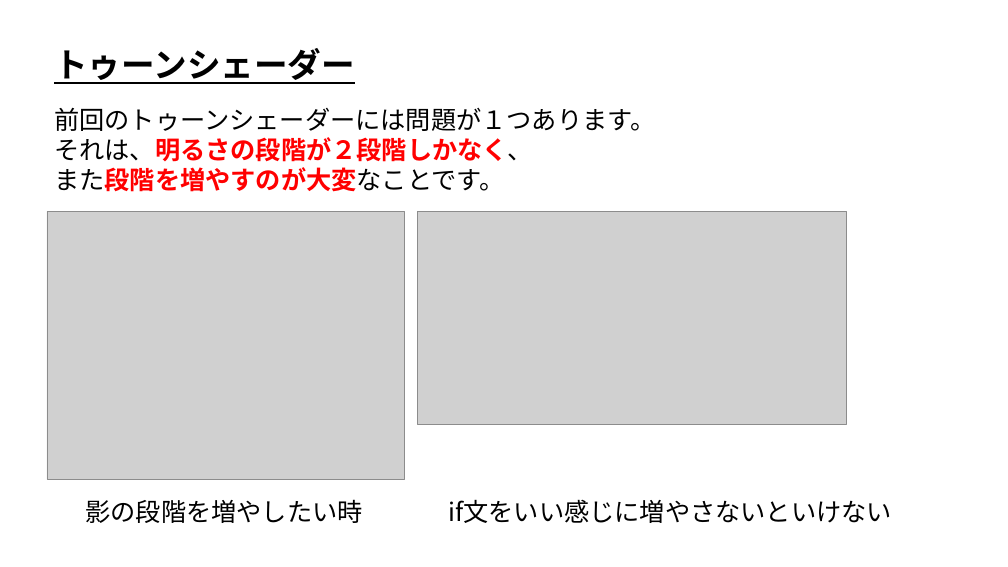
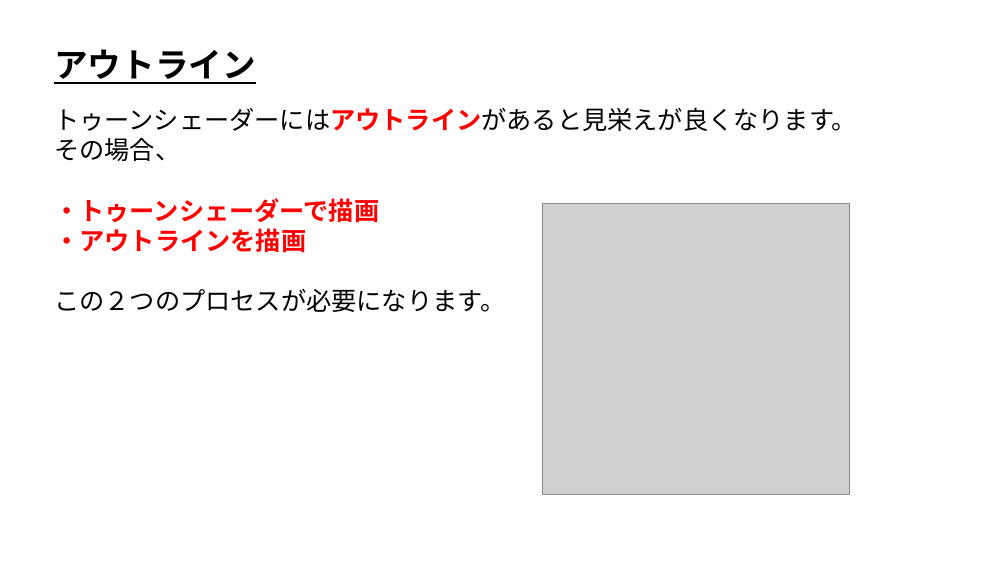
Before and after one commit to ArakiYusuke-Ohara/Textbook, a slide deck: slide 1 of ゲーム科2年/01_後期/ゲームプログラミング応用Ⅰ/09_複数Passでアウトライン.pptx. Drawn at 1008x567 pixels with LibreOffice and Linux fonts; fonts in the diff are those of the drawing; grey boxes stand for pictures. Boxes give left, top, right and bottom in pixels: in the first picture for what was removed or moved away, otherwise in the second. Text is boxed around its words. In the diff, an @@ line names an element or a change of style, - is before the commit and + after.

Commit message:
アウトラインスライド作成

```diff
--- a/ゲーム科2年/01_後期/ゲームプログラミング応用Ⅰ/09_複数Passでアウトライン.pptx
+++ b/ゲーム科2年/01_後期/ゲームプログラミング応用Ⅰ/09_複数Passでアウトライン.pptx
@@ text at box(54, 49, 256, 84): text changed @@
-トゥーンシェーダー
+アウトライン
@@ text at box(54, 107, 857, 312): text changed @@
-前回のトゥーンシェーダーには問題が１つあります。
-それは、明るさの段階が２段階しかなく、
-また段階を増やすのが大変なことです。
+トゥーンシェーダーにはアウトラインがあると見栄えが良くなります。
+その場合、
+・トゥーンシェーダーで描画
+・アウトラインを描画
+この２つのプロセスが必要になります。
@@ picture: place and size @@
-picture at box(417, 212, 847, 424)
+picture at box(542, 203, 849, 495)
@@ picture removed at box(47, 212, 405, 480) @@
@@ text removed at box(86, 499, 363, 523) @@
-影の段階を増やしたい時
@@ text removed at box(448, 499, 892, 523) @@
-if文をいい感じに増やさないといけない
```
Also in this commit, not shown: 2 other slides changed, 8 slides added, 6 slides removed.
